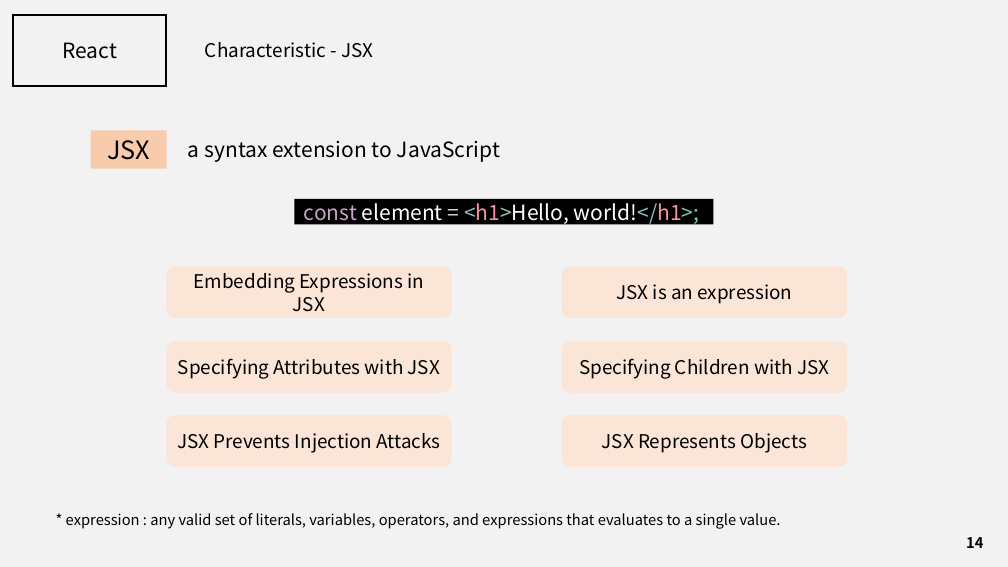
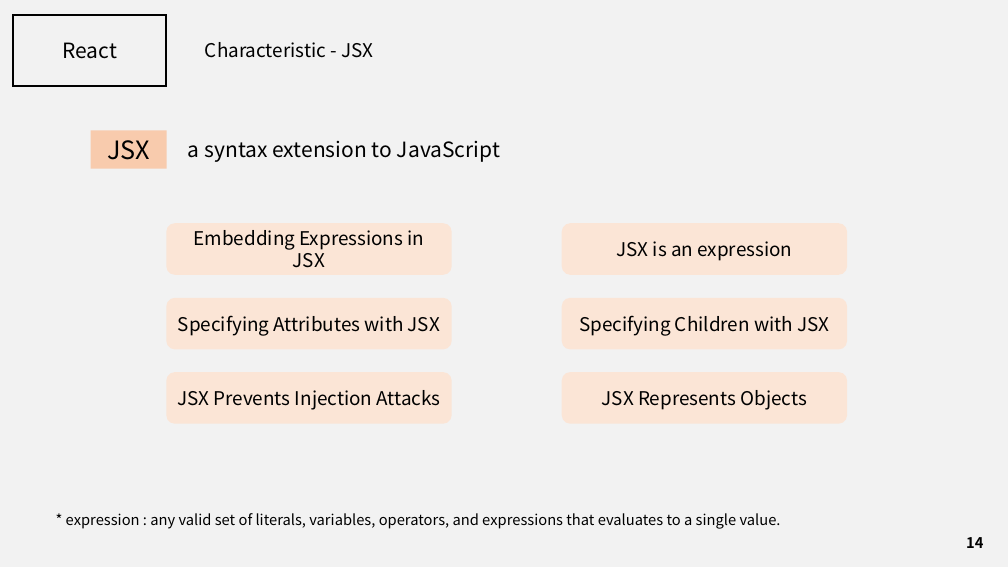
Before and after one commit to J3SUNG/Seminar, a slide deck: slide 14 of 210207_React.pptx. Drawn at 1008x567 pixels with LibreOffice and Linux fonts; fonts in the diff are those of the drawing. Boxes give left, top, right and bottom in pixels: in the first picture for what was removed or moved away, otherwise in the second. Text is boxed around its words. In the diff, an @@ line names an element or a change of style, - is before the commit and + after.

```diff
--- a/210207_React.pptx
+++ b/210207_React.pptx
@@ rectangle removed at (295,199,714,225) @@
-const element = <h1>Hello, world!</h1>;
@@ 6 rounded rectangles: place and size @@
-6 rounded rectangles at (166,266,848,467)
+6 rounded rectangles at (166,223,848,423)
```
Also in this commit, not shown: 1 other slide changed, 1 other file.
